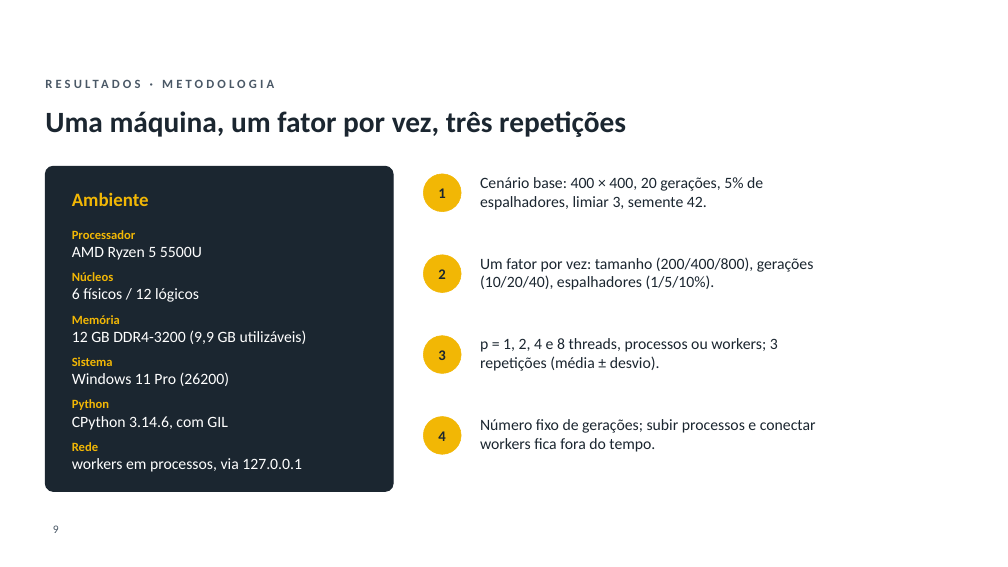
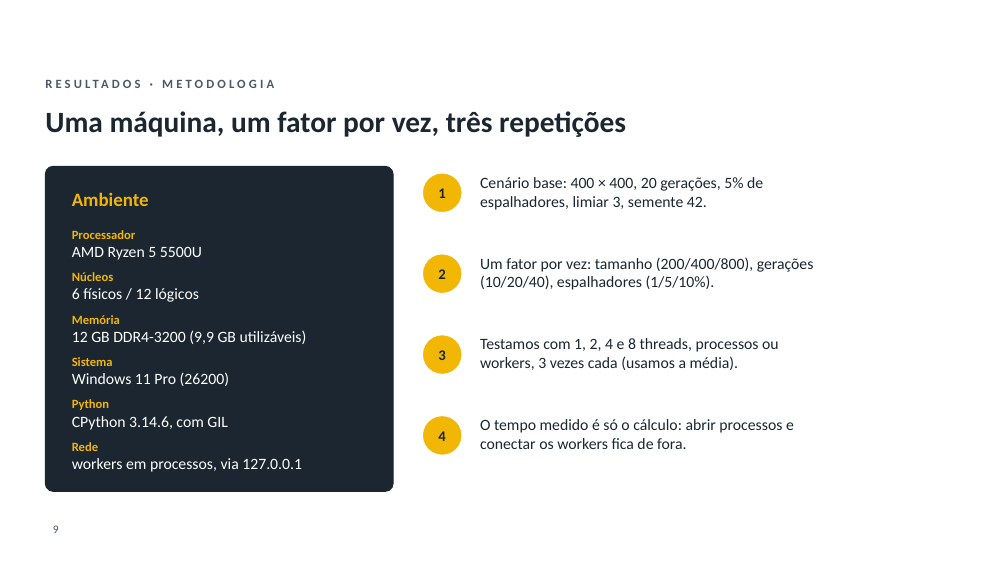
Before and after one commit to GianSE/fakenews-distribuidos, a slide deck: slide 9 of Apresentacao/Apresentacao_FakeNews_UTFPR.pptx. Drawn at 1008x567 pixels with LibreOffice and Linux fonts; fonts in the diff are those of the drawing; background and template pictures are left out. Boxes give left, top, right and bottom in pixels: in the first picture for what was removed or moved away, otherwise in the second. Text is boxed around its words. In the diff, an @@ line names an element or a change of style, - is before the commit and + after.

```diff
--- a/Apresentacao/Apresentacao_FakeNews_UTFPR.pptx
+++ b/Apresentacao/Apresentacao_FakeNews_UTFPR.pptx
@@ text at <box>480,338,779,370</box>: text changed @@
-p = 1, 2, 4 e 8 threads, processos ou workers; 3 repetições (média ± desvio).
+Testamos com 1, 2, 4 e 8 threads, processos ou workers, 3 vezes cada (usamos a média).
@@ text at <box>480,419,794,449</box>: text changed @@
-Número fixo de gerações; subir processos e conectar workers fica fora do tempo.
+O tempo medido é só o cálculo: abrir processos e conectar os workers fica de fora.
```
Also in this commit, not shown: 12 other slides changed, 3 other files.
